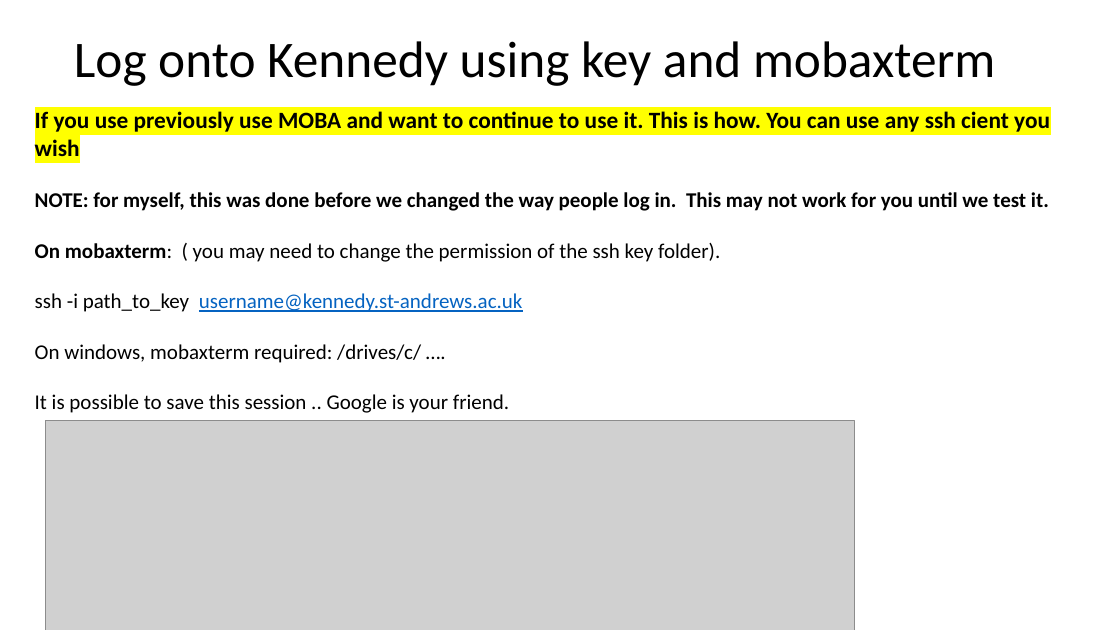
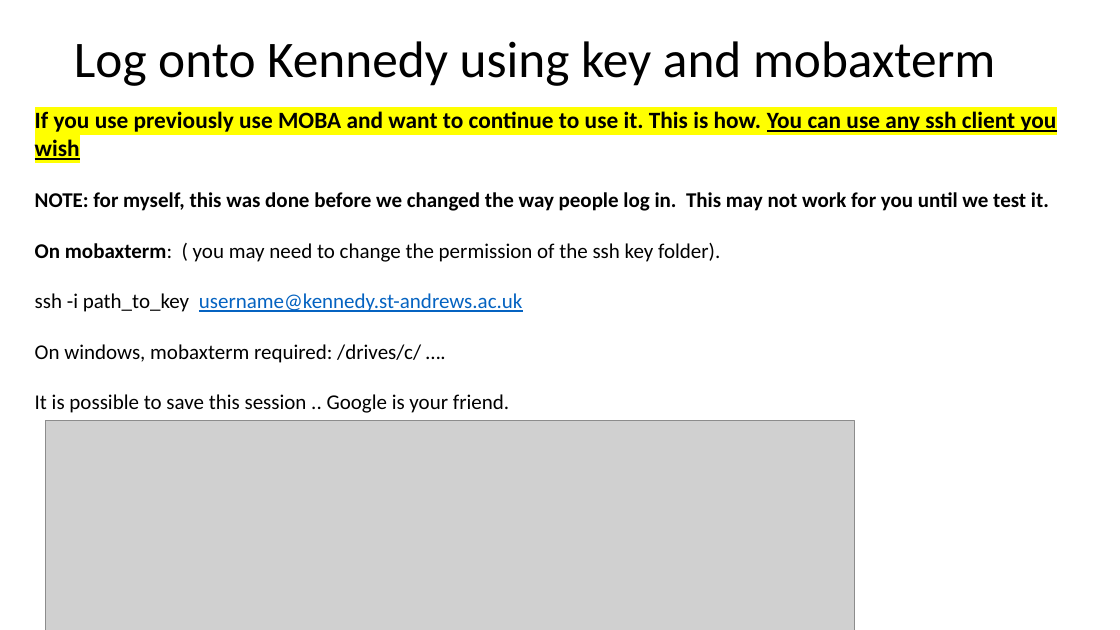
Before and after one commit to peterthorpe5/How_to_use_Kennedy_HPC, a slide deck: slide 7 of kenedy_getting_started-V1.pptx. Drawn at 1120x630 pixels with LibreOffice and Linux fonts; fonts in the diff are those of the drawing; grey boxes stand for pictures. Boxes give left, top, right and bottom in pixels: in the first picture for what was removed or moved away, otherwise in the second. Text is boxed around its words. In the diff, an @@ line names an element or a change of style, - is before the commit and + after.

Commit message:
updates

```diff
--- a/kenedy_getting_started-V1.pptx
+++ b/kenedy_getting_started-V1.pptx
@@ text at [35,111,1057,160]: text changed @@
-If you use previously use MOBA and want to continue to use it. This is how. You can use any ssh cient you wish
+If you use previously use MOBA and want to continue to use it. This is how. You can use any ssh client you wish
```
